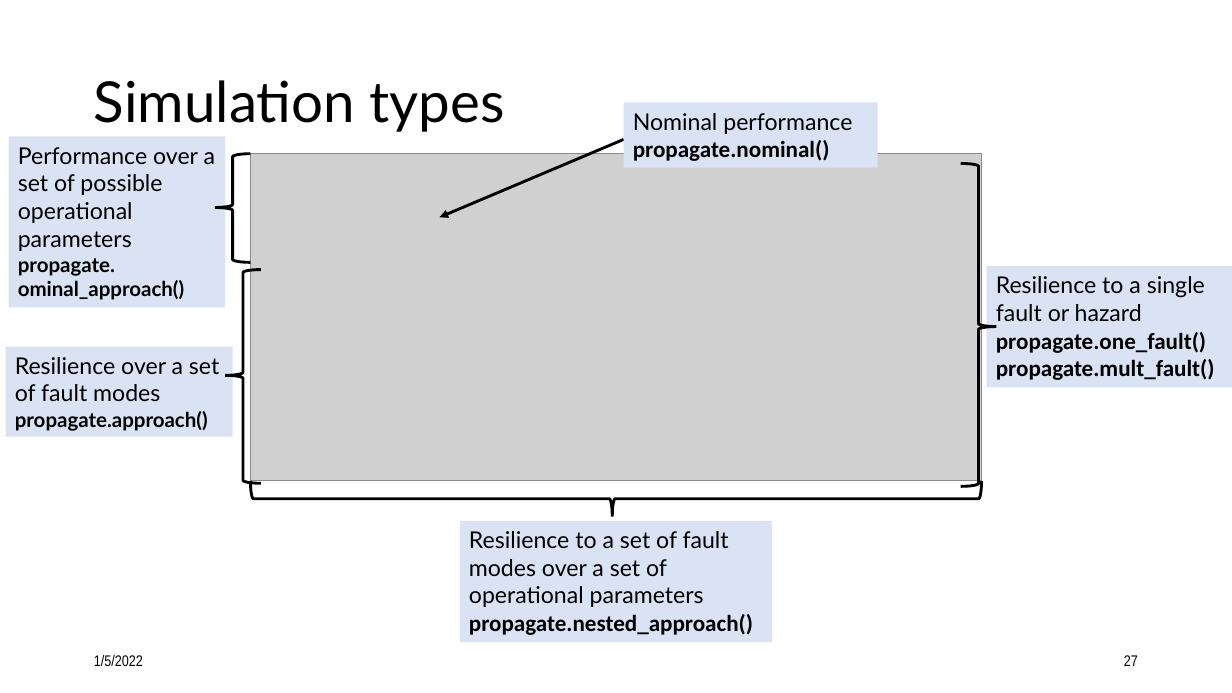
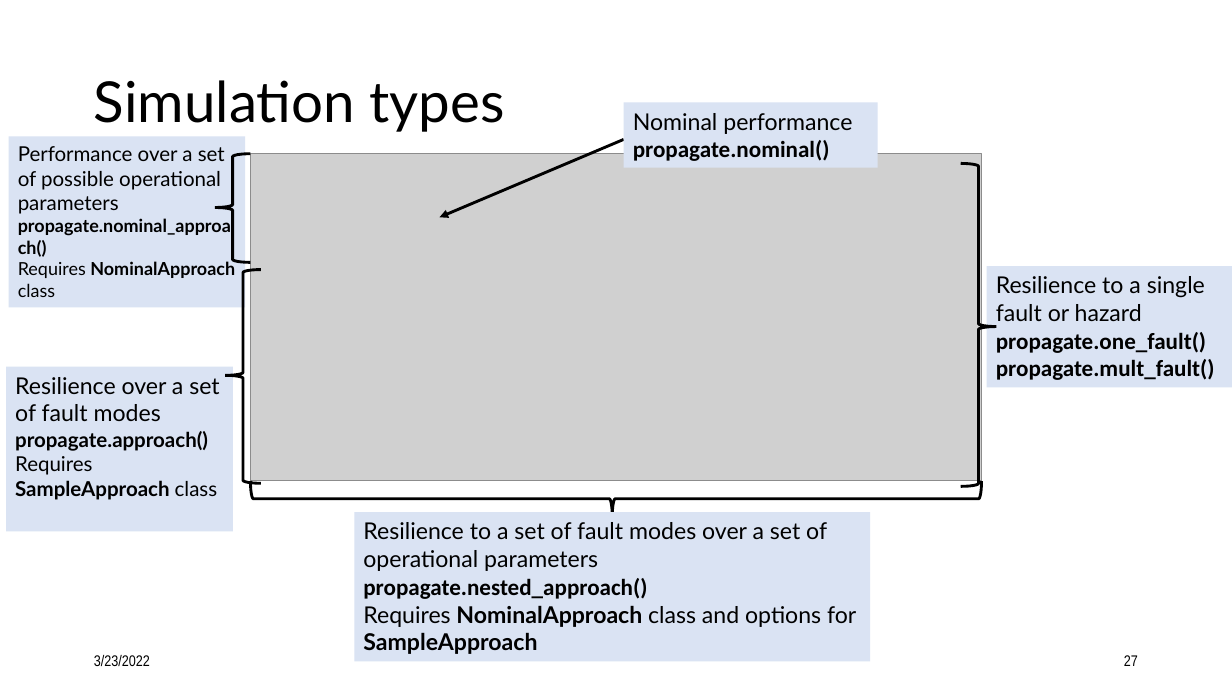
Before and after one commit to nasa/fmdtools, a slide deck: slide 27 of docs/Intro to fmdtools.pptx. Drawn at 1232x693 pixels with LibreOffice and Linux fonts; fonts in the diff are those of the drawing; grey boxes stand for pictures. Boxes give left, top, right and bottom in pixels: in the first picture for what was removed or moved away, otherwise in the second. Text is boxed around its words. In the diff, an @@ line names an element or a change of style, - is before the commit and + after.

```diff
--- a/docs/Intro to fmdtools.pptx
+++ b/docs/Intro to fmdtools.pptx
@@ rectangle "Performance over a set of ...": place and size @@
-rectangle "Performance over a set of ..." at (8, 137, 225, 308)
+rectangle "Performance over a set of ..." at (8, 137, 245, 308)
@@ text in rectangle at (18, 146, 225, 214): size 18 to 16 pt in "Performance over a set of possible operational ..." @@
@@ text in rectangle at (18, 218, 235, 297): text changed; size 16 to 14 pt @@
-propagate.
-ominal_approach()
+propagate.nominal_approach()
+Requires NominalApproach class
@@ rectangle "Resilience over a set of ...": place and size @@
-rectangle "Resilience over a set of ..." at (6, 347, 233, 437)
+rectangle "Resilience over a set of ..." at (6, 367, 234, 531)
@@ text in rectangle at (15, 456, 218, 500): paragraphs added @@
+Requires
+SampleApproach class
@@ rectangle "Resilience to a set of ...": place and size @@
-rectangle "Resilience to a set of ..." at (460, 521, 773, 642)
+rectangle "Resilience to a set of ..." at (354, 512, 870, 662)
@@ text in rectangle at (363, 605, 856, 654): paragraph added @@
+Requires NominalApproach class and options for SampleApproach
@@ text at (94, 655, 150, 666): text changed @@
-1/5/2022
+3/23/2022
```
Also in this commit, not shown: 36 other slides changed, 1 slide added, 1 slide removed.
